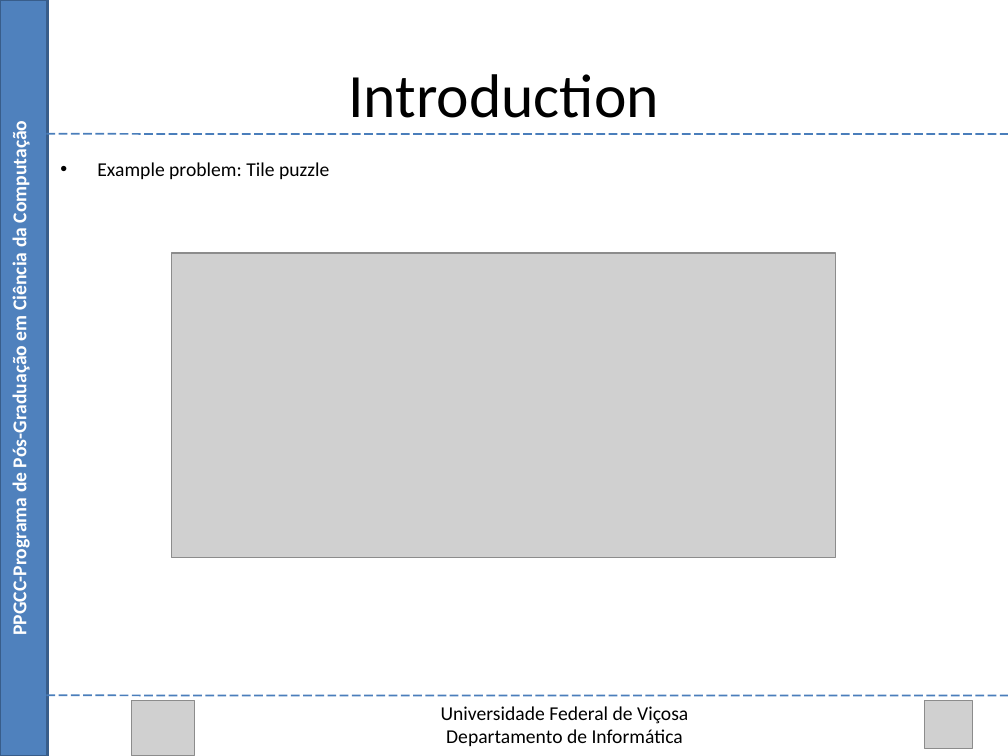
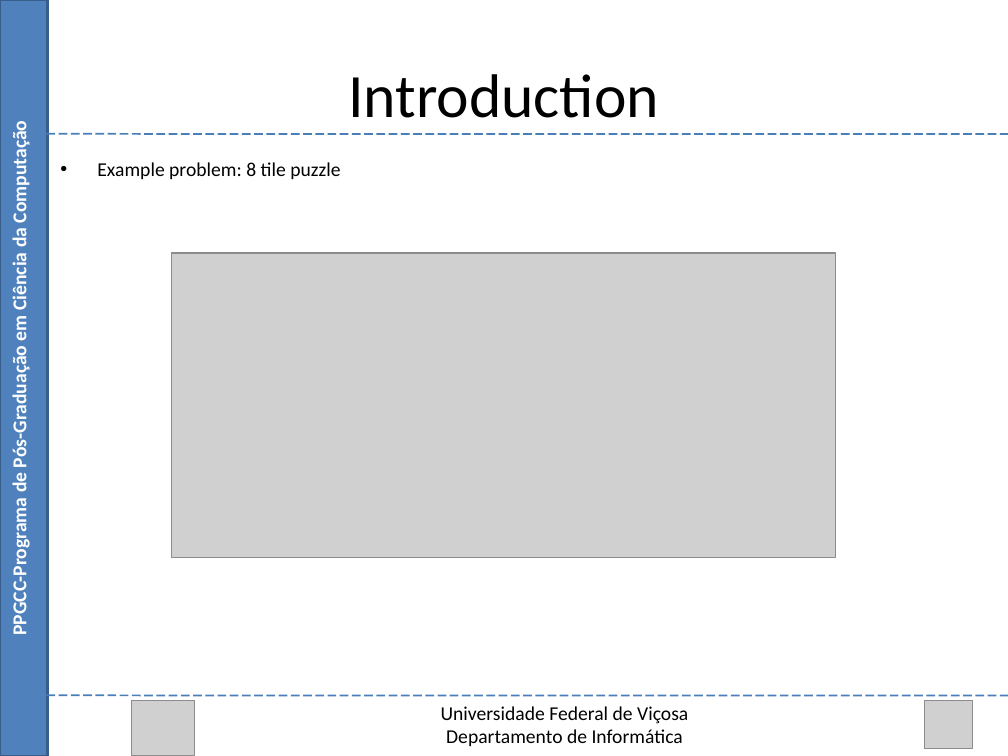
Before and after one commit to Marvinsky/research-marvin, a slide deck: slide 3 of latex/odp/selection heuristics.odp. Drawn at 1008x756 pixels with LibreOffice and Linux fonts; fonts in the diff are those of the drawing; grey boxes stand for pictures. Boxes give left, top, right and bottom in pixels: in the first picture for what was removed or moved away, otherwise in the second. Text is boxed around its words. In the diff, an @@ line names an element or a change of style, - is before the commit and + after.

```diff
--- a/latex/odp/selection heuristics.odp
+++ b/latex/odp/selection heuristics.odp
@@ text at (x1=97, y1=162, x2=340, y2=179): text changed @@
-• Example problem: Tile puzzle
+• Example problem: 8 tile puzzle
```
Also in this commit, not shown: 17 other slides changed.
